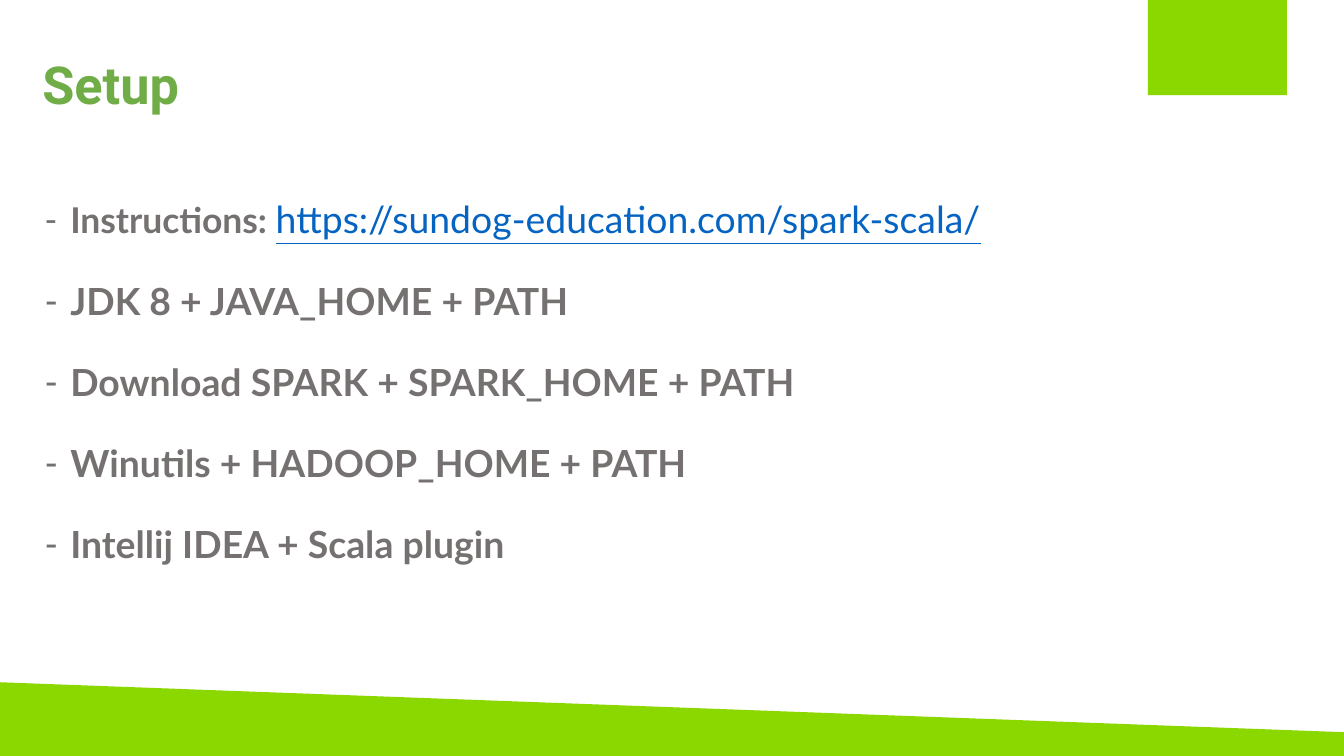
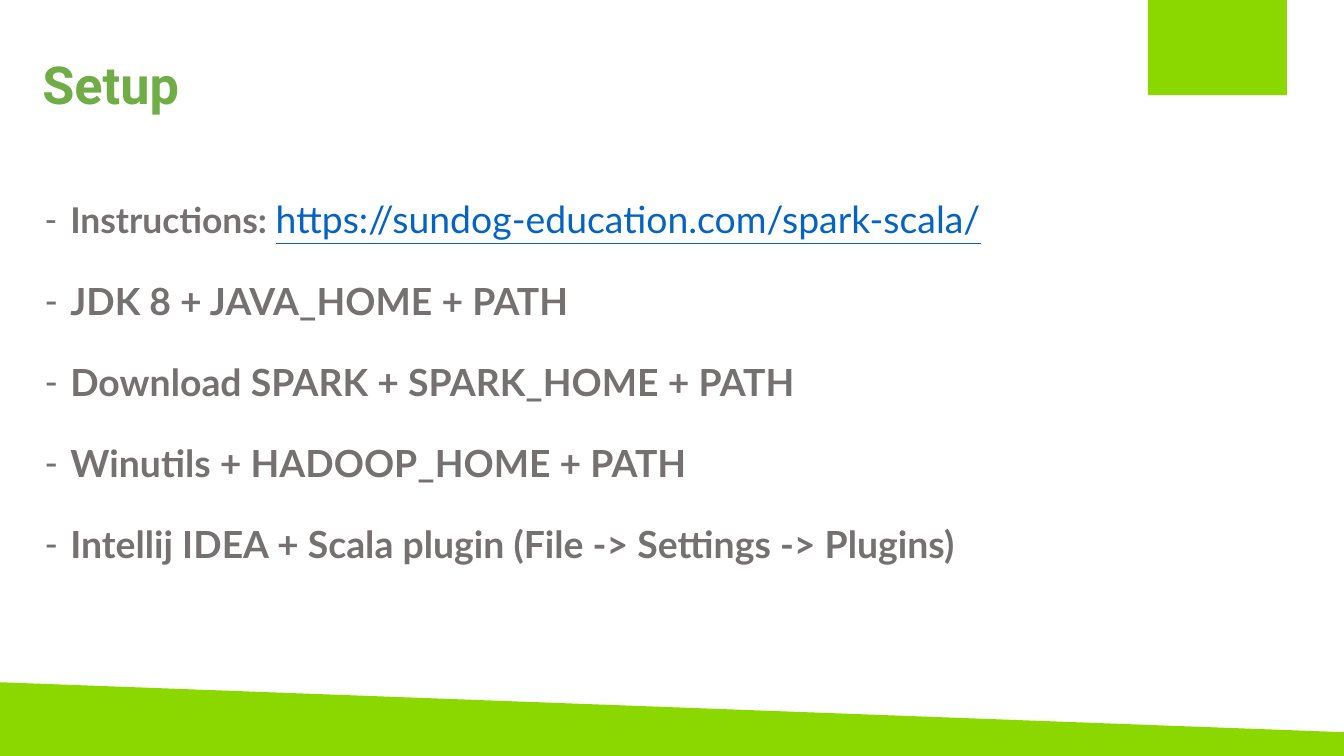
Before and after one commit to bogdannb/scala_spark_course, a slide deck: slide 2 of 1_Setup/Setup.pptx. Drawn at 1344x756 pixels with LibreOffice and Linux fonts; fonts in the diff are those of the drawing; background and template pictures are left out. Boxes give left, top, right and bottom in pixels: in the first picture for what was removed or moved away, otherwise in the second. Text is boxed around its words. In the diff, an @@ line names an element or a change of style, - is before the commit and + after.

Commit message:
Switch from Scala IDE to Intelijj

```diff
--- a/1_Setup/Setup.pptx
+++ b/1_Setup/Setup.pptx
@@ text at [70, 529, 955, 565]: text changed @@
-– Intellij IDEA + Scala plugin
+– Intellij IDEA + Scala plugin (File -> Settings -> Plugins)
```
Also in this commit, not shown: 3 other files.
